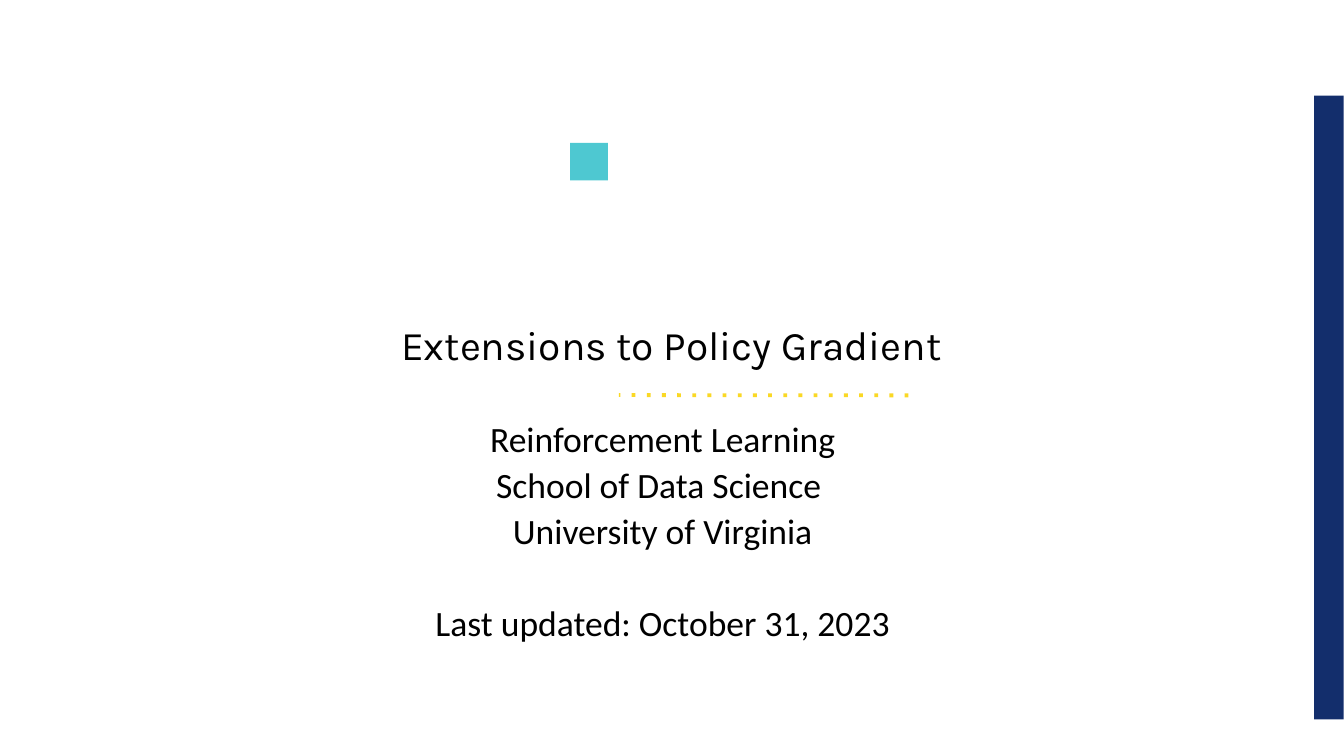
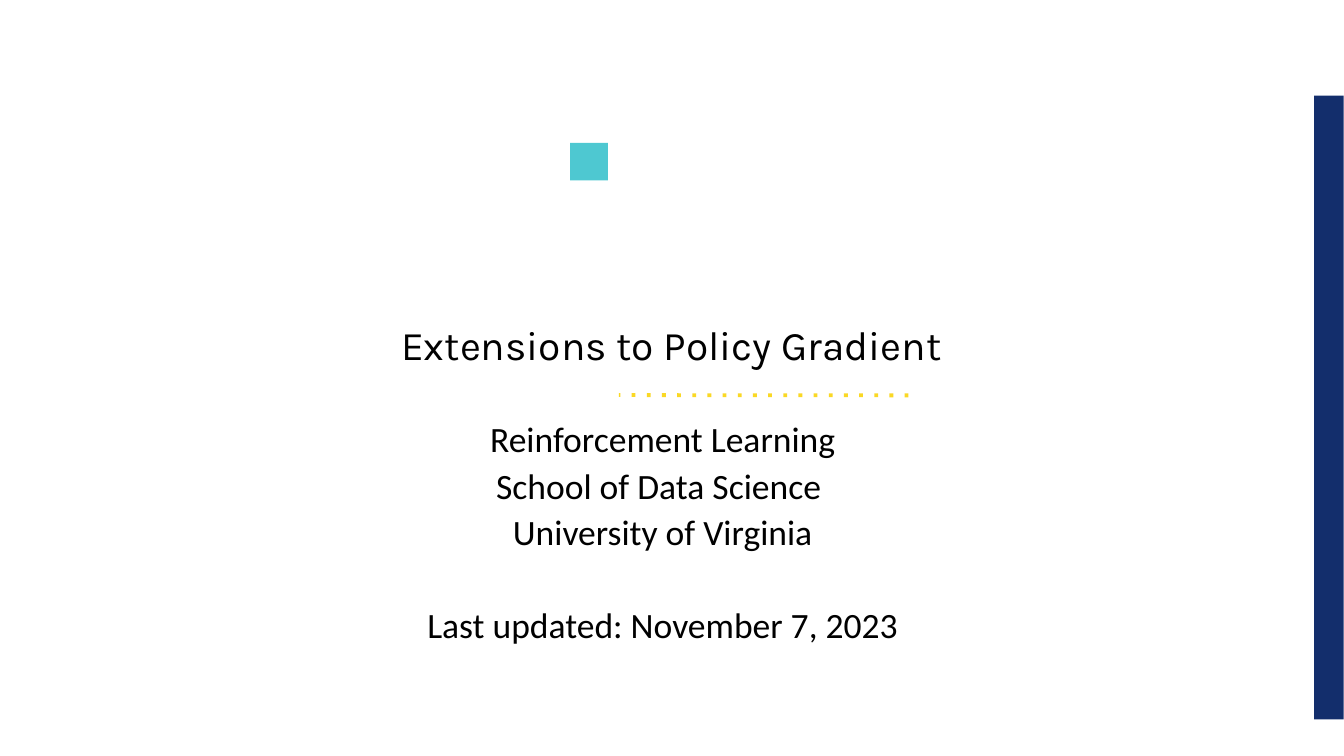
Before and after one commit to UVADS/reinforcement_learning, a slide deck: slide 1 of 08_policy_gradients_extensions/policy_gradients_extensions.ppt. Drawn at 1344x756 pixels with LibreOffice and Linux fonts; fonts in the diff are those of the drawing; background and template pictures are left out. Boxes give left, top, right and bottom in pixels: in the first picture for what was removed or moved away, otherwise in the second. Text is boxed around its words. In the diff, an @@ line names an element or a change of style, - is before the commit and + after.

```diff
--- a/08_policy_gradients_extensions/policy_gradients_extensions.ppt
+++ b/08_policy_gradients_extensions/policy_gradients_extensions.ppt
@@ text at (427, 613, 898, 644): text changed @@
-Last updated: October 31, 2023
+Last updated: November 7, 2023
```
Also in this commit, not shown: 1 other slide changed, 17 slides added, 3 other files.
